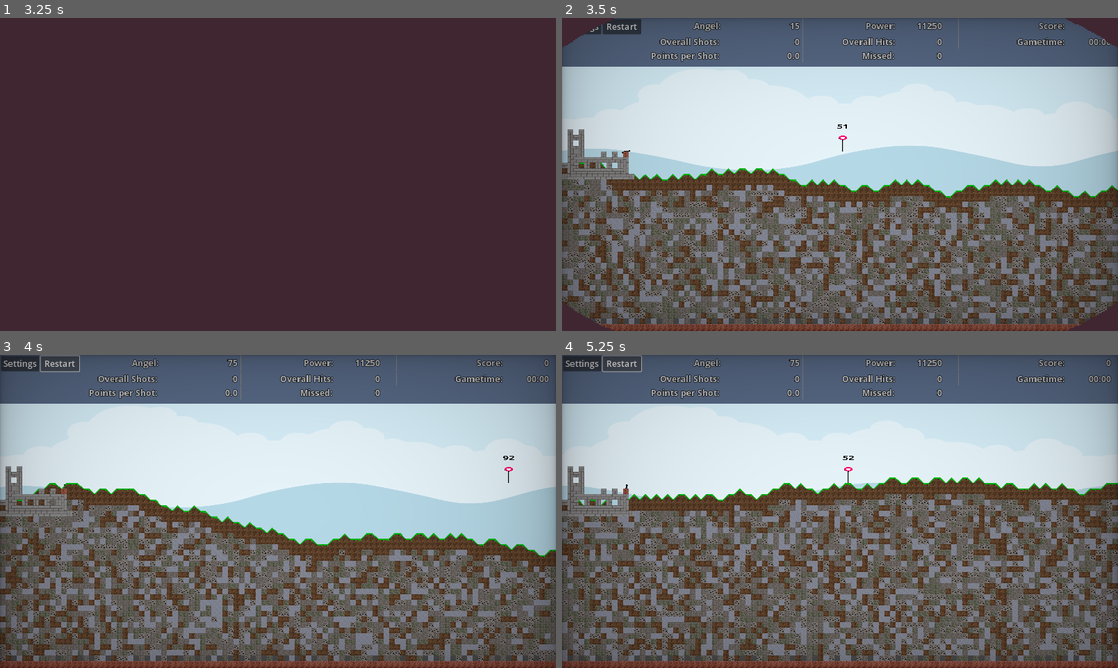
Above: before the commit, frames 1-4 (two rows, left to right).
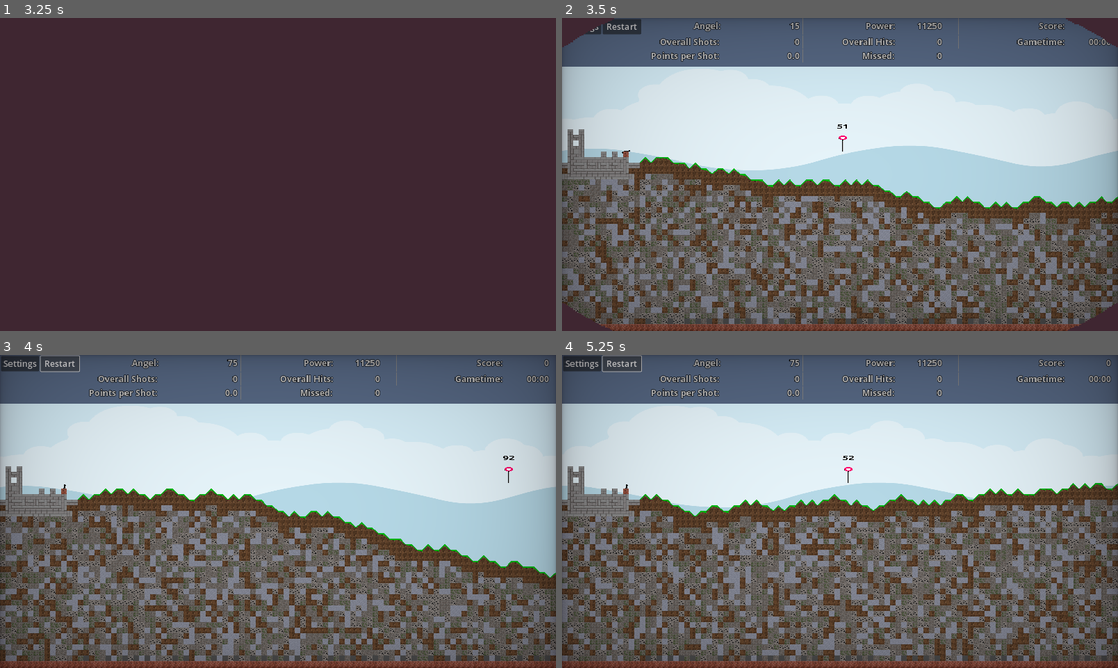
Above: after the commit, the same moments.

Repository: Coding-4Fun/Just4Fun_Mini_Shootergame
Game: Godot game, scene res://UI/MainMenuUI/MainMenuUI.tscn
Same seed, same stepped clock (60 frames per second), same inputs: the game is played once before the commit and once after it.
Inputs:
- Up to frame 1 (3.25 s): click "Play" at 0.5 s; click "Max Play Time" at 1.25 s; click "Max Play Time" at 2 s; click "Start Game" at 2.75 s
- Up to frame 2 (3.5 s): no input
- Up to frame 3 (4 s): click "Restart" at 3.5 s
- Up to frame 4 (5.25 s): click "Restart" at 4.25 s; click "Restart" at 5 s

Frame 1 is identical in both runs. In frame 2, 29% of the frame differs, in the area x 2-100%, y 44-98%; in frame 3, 30%; in frame 4, 36%, in the area x 0-100%, y 39-98%.

Commit message:
Fix: Terrain generation with the right Castle Base ===: Order of var init

Diff:
--- a/MainGameScene/terrain_layer/tilemaplayer_base.gd
+++ b/MainGameScene/terrain_layer/tilemaplayer_base.gd
@@ -6,9 +6,9 @@
 @onready var screensize:Vector2 = get_viewport().get_visible_rect().size
 @onready var midrange:float = screensize.y
 @onready var displacement := ceili((midrange / tile_size.y) / 2) + randi_range(-10, 10)
-@export var mod : int = floori(snapped(castlewidth, tile_size.x) / tile_size.x)
 @export var current_displacement = 0
 @export var castlewidth : float = 200.0
+@export var mod : int = floori(snapped(castlewidth, tile_size.x) / tile_size.x)
 var plattform : Array[Vector2i] = []
 
 enum block_types {
